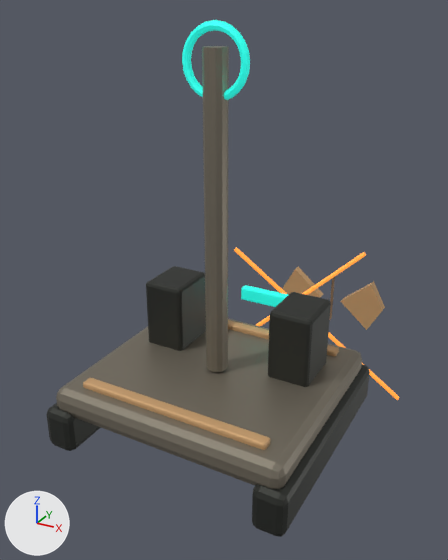
The glTF model assets/models/buildings/factions/drift_radar.glb as it was, and as the next commit left it.
Camera for both pictures: a 50 mm camera at (1.72, -3.03, 2.58) aimed at (-0.24, 0.53, 0.8). Every picture has the same lights, and +X, +Y and +Z are marked at lower left. The picture after the commit comes second. Where no turn or scale is listed for an object, it has been applied to the vertices.

The first picture shows 'Antenna guy wire.001', 'Bolt-on edge rail', 'Bolt-on edge rail.001', 'Field battery pod', 'Field battery pod.001', 'Folded tri-sector sensor', 'Folded tri-sector sensor.001', 'Folded tri-sector sensor.002', 'Modular pallet deck', 'Replaceable skid rail', 'Replaceable skid rail.001', 'Salvaged telescoping mast', 'Sensor feed hoop', 'TeamColor' and 1 more.
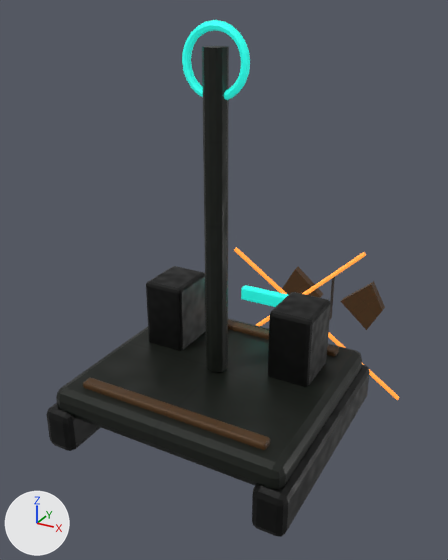
Diff of the bpy script that builds the scene:
```diff
--- a/assets/models/buildings/factions/drift_radar.glb.py
+++ b/assets/models/buildings/factions/drift_radar.glb.py
@@ img_steel_roughness @@
+img_steel_roughness = load_image('steel_roughness', '../../textures/industrial/factions/drift/steel_roughness.png', 512, 512, 'Non-Color')
@@ img_steel_normal @@
+img_steel_normal = load_image('steel_normal', '../../textures/industrial/factions/drift/steel_normal.png', 512, 512, 'Non-Color')
@@ img_factions_drift_steel_steel_albedo @@
+img_factions_drift_steel_steel_albedo = load_image('factions_drift_steel_steel_albedo', '../../textures/industrial/factions/drift/factions_drift_steel_steel_albedo.png', 512, 512, 'sRGB')
@@ img_factions_drift_armor_light_ceramic_albedo @@
+img_factions_drift_armor_light_ceramic_albedo = load_image('factions_drift_armor_light_ceramic_albedo', '../../textures/industrial/factions/drift/factions_drift_armor_light_ceramic_albedo.png', 512, 512, 'sRGB')
@@ img_ceramic_normal @@
+img_ceramic_normal = load_image('ceramic_normal', '../../textures/industrial/factions/drift/ceramic_normal.png', 512, 512, 'Non-Color')
@@ img_ceramic_roughness @@
+img_ceramic_roughness = load_image('ceramic_roughness', '../../textures/industrial/factions/drift/ceramic_roughness.png', 512, 512, 'Non-Color')
@@ mat_drift___light_005 @@
 mat_drift___light_005 = bpy.data.materials.new('Drift / light.005')
-# nodes: BsdfPrincipled, OutputMaterial
-# colours: brown #cea473
+# nodes: BsdfPrincipled, Math, NormalMap, OutputMaterial, SeparateColor, TexImage x3
+# uses the picture img_ceramic_normal
+# uses the picture img_ceramic_roughness
+# uses the picture img_factions_drift_armor_light_ceramic_albedo
@@ mat_drift___steel_005 @@
 mat_drift___steel_005 = bpy.data.materials.new('Drift / steel.005')
-# nodes: BsdfPrincipled, OutputMaterial
-# colours: grey #8b8476
+# nodes: BsdfPrincipled, Math, NormalMap, OutputMaterial, SeparateColor, TexImage x3
+# uses the picture img_factions_drift_steel_steel_albedo
+# uses the picture img_steel_normal
+# uses the picture img_steel_roughness
```

Changed parts and their boxes (x1, y1, x2, y2) in the pictures (448 x 560 px):
'Modular pallet deck', surface changed (grey to black)
    both: (56, 319, 362, 489)
'Salvaged telescoping mast', surface changed (darker)
    both: (202, 46, 229, 372)
'Bolt-on edge rail', surface changed (darker)
    both: (83, 378, 270, 450)
'Folded tri-sector sensor.002', surface changed (darker)
    both: (340, 281, 385, 330)
'Folded tri-sector sensor', surface changed (darker)
    both: (282, 266, 323, 298)
'Bolt-on edge rail.001', surface changed
    both: (228, 320, 339, 356)
'Folded tri-sector sensor.001', surface changed
    both: (329, 277, 335, 320)
